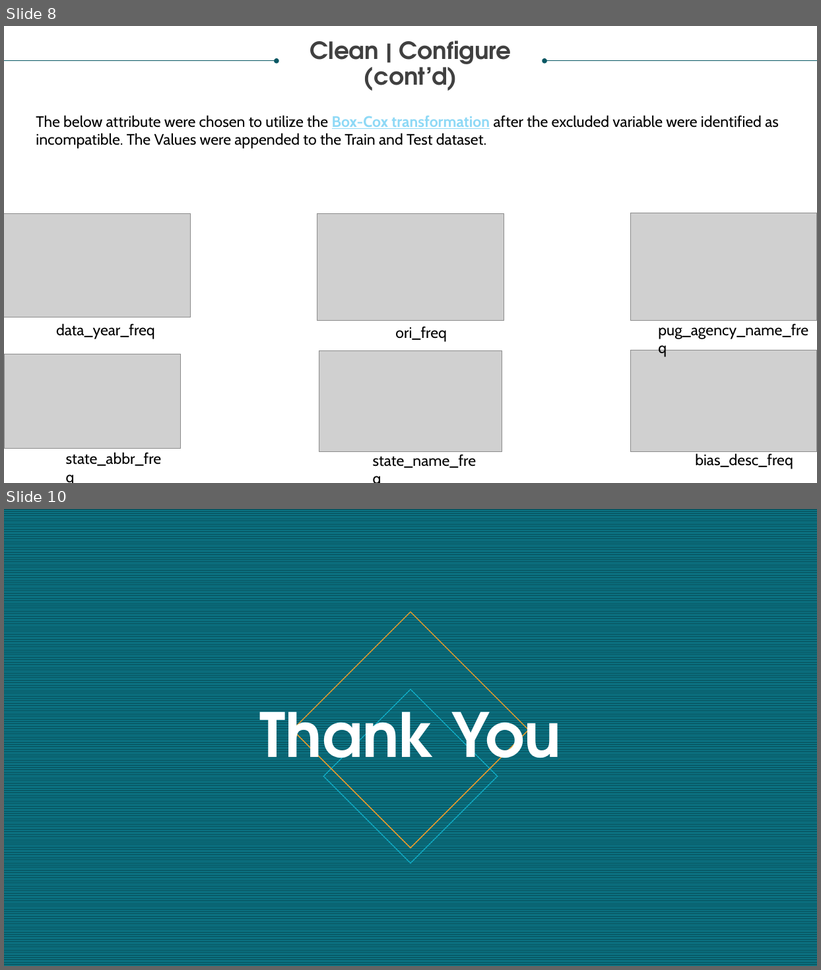
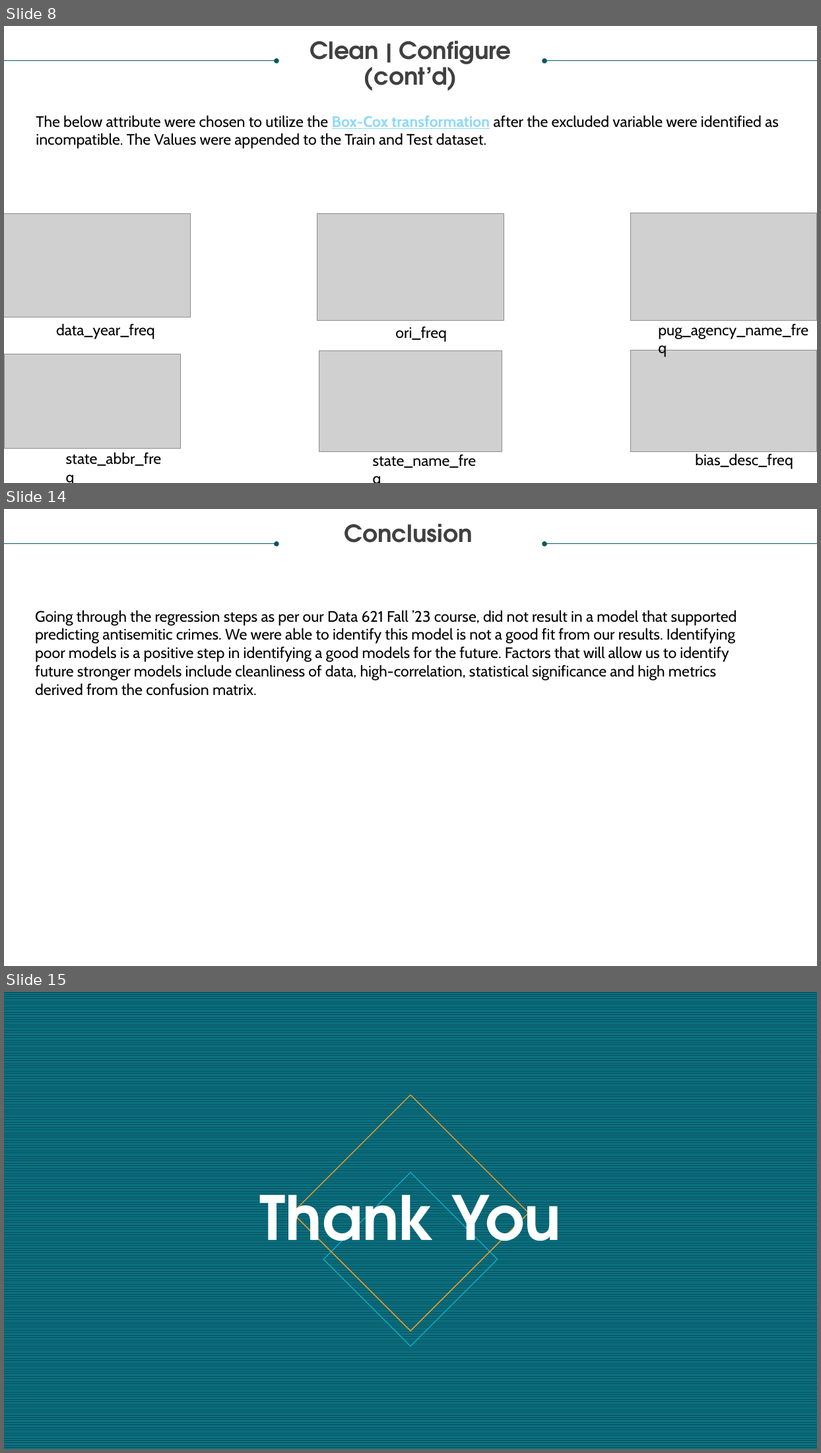
Before and after one commit to GitableGabe/Data621_Collab, a slide deck: DATA 621_FINAL.pptx. Shown one above the other, each under a label of ours: slides 8 and 10 before the commit, slides 8, 14 and 15 after it; the slides between them are not shown. The pictures are 821x970 and 821x1453 pixels, drawn with LibreOffice and Linux fonts; fonts in the diff are those of the drawing; grey boxes stand for pictures. Boxes give left, top, right and bottom in pixels: in the first picture for what was removed or moved away, otherwise in the second. Text is boxed around its words. In the diff, an @@ line names an element or a change of style, - is before the commit and + after.

```diff
--- a/DATA 621_FINAL.pptx
+++ b/DATA 621_FINAL.pptx
@@ slide 14 added at <box>4,509,817,966</box>, background #FFFFFF @@
@@ text added at <box>344,524,473,543</box>, 28 pt, text #404040, bold @@
+Conclusion
@@ arrow added from (4, 544) to (277, 544), #085764 0.5 pt @@
@@ arrow added from (817, 544) to (545, 544), #085764 0.5 pt @@
@@ text added at <box>35,610,737,696</box>, 18 pt, text #000000 @@
+Going through the regression steps as per our Data 621 Fall ’23 course, did not result in a model that supported predicting antisemitic crimes. We were able to identify this model is not a good fit from our results. Identifying poor models is a positive step in identifying a good models for the future. Factors that will allow us to identify future stronger models include cleanliness of data, high-correlation, statistical significance and high metrics derived from the confusion matrix.
@@ what was slide 10 is now slide 15 @@
```
Also in this commit, not shown: 3 slides changed, 5 other slides added, 1 slide removed, 2 other files.
